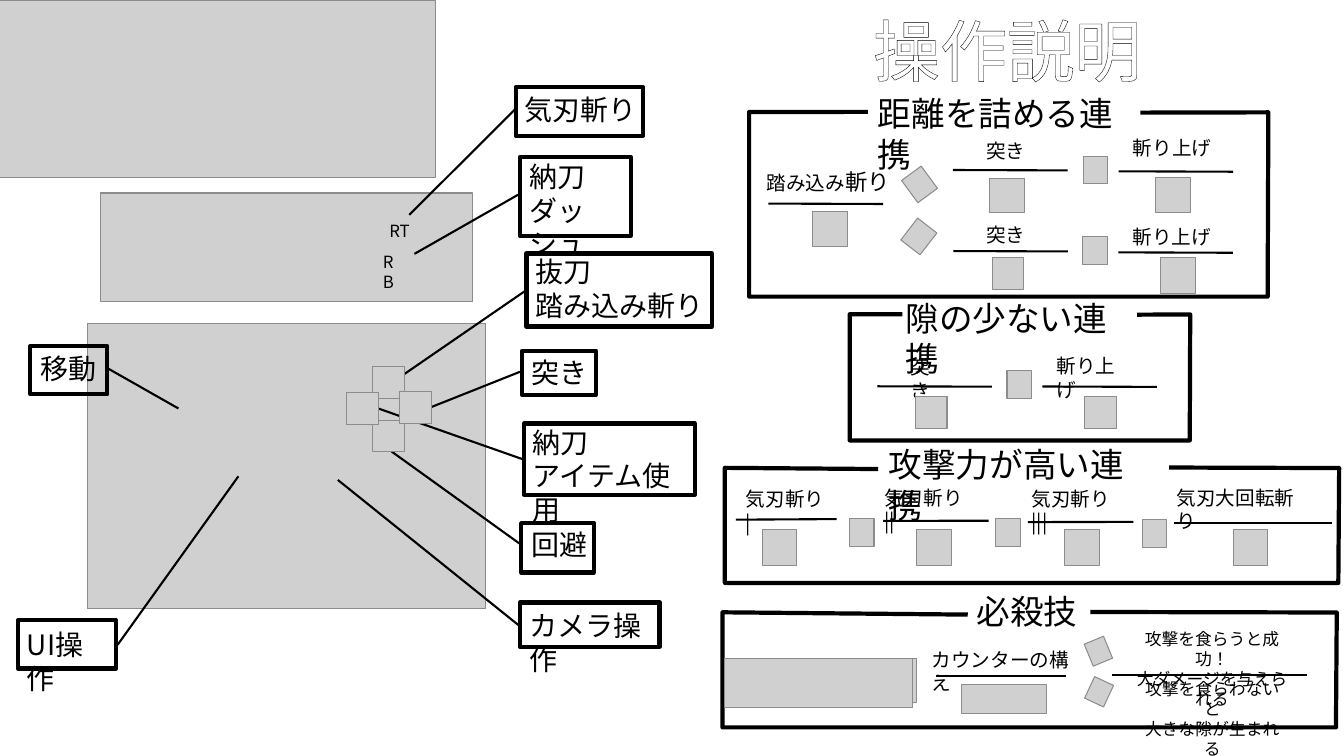
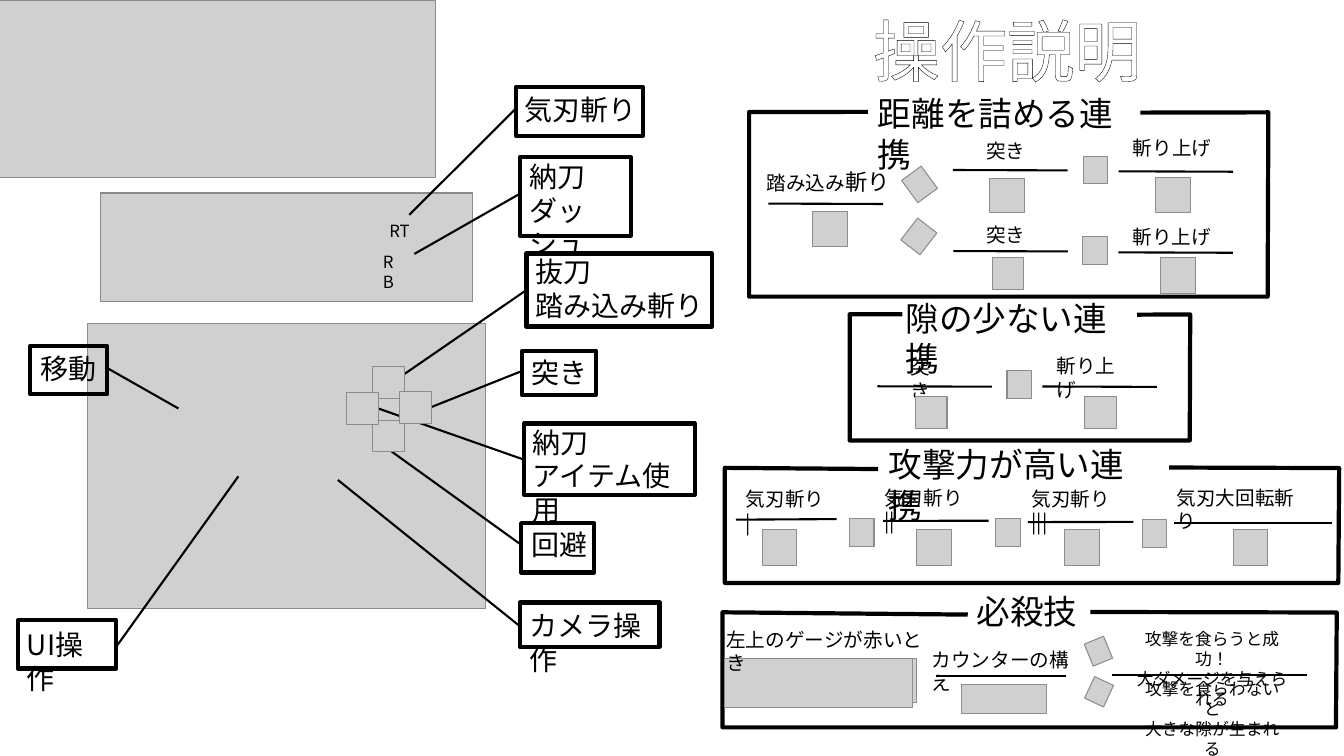
Before and after one commit to Hmmtrnt/Protfolio, a slide deck: slide 1 of DH操作説明.pptx. Drawn at 1344x756 pixels with LibreOffice and Linux fonts; fonts in the diff are those of the drawing; grey boxes stand for pictures; background and template pictures are left out. Boxes give left, top, right and bottom in pixels: in the first picture for what was removed or moved away, otherwise in the second. Text is boxed around its words. In the diff, an @@ line names an element or a change of style, - is before the commit and + after.

Commit message:
更新

```diff
--- a/DH操作説明.pptx
+++ b/DH操作説明.pptx
@@ text added at box(726, 630, 922, 671), 14 pt, text #000000 @@
+左上のゲージが赤いとき
```
